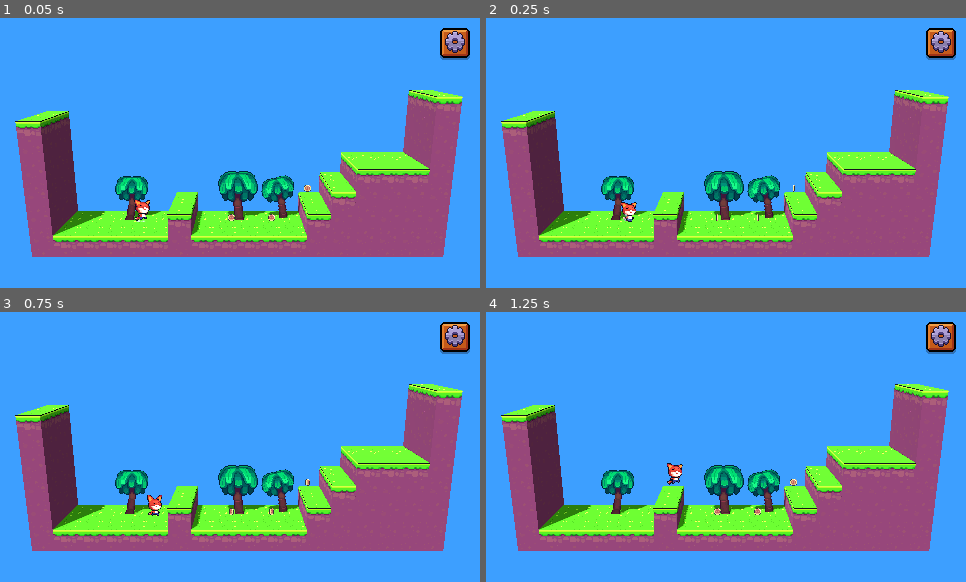
Above: before the commit, frames 1-4 (two rows, left to right).
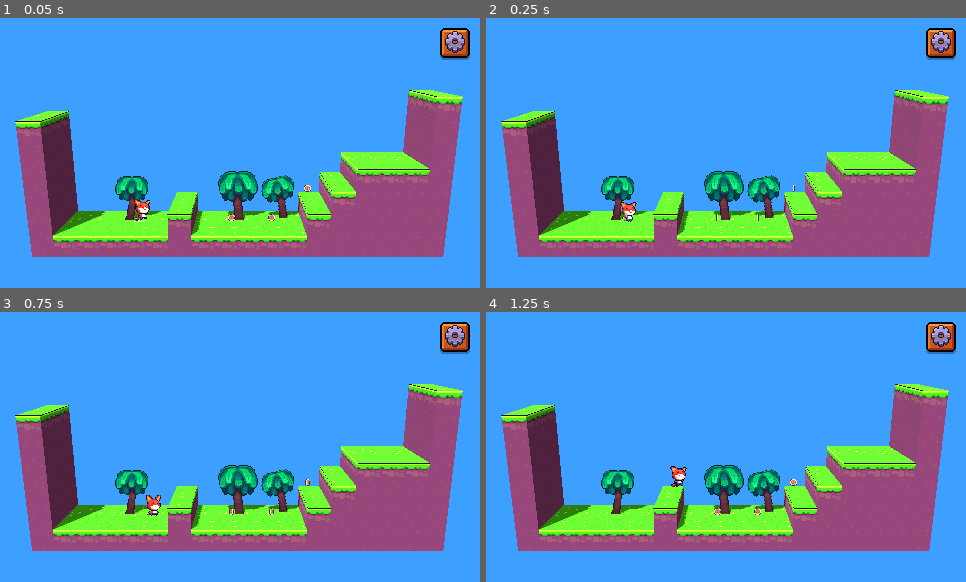
Above: after the commit, the same moments.

Repository: thuanhuy2006/SE116-VNG-BT
Game: Godot game, scene res://levels/level_1.tscn
Two runs of this game, one before a commit and one after it. Both use one fixed random seed, a clock stepped at 60 frames per second and the inputs below.
Inputs (mouse positions are in pixels of both pictures, inside the frame that each line leads up to):
- Up to frame 1 (0.05 s): no input
- Up to frame 2 (0.25 s): no input
- Up to frame 3 (0.75 s): tap Enter at 0.5 s; move the mouse to (345, 433) at 0.52 s; hold D (Right) from 0.53 s (still down); click (345, 433) at 0.67 s
- Up to frame 4 (1.25 s): keep holding D (Right); tap Space (Jump) at 0.77 s

Frame 1 is identical in both runs. In frame 2, less than 0.1% of the frame differs, in the area x 27-32%, y 68-76%; in frame 3, 0.1%; in frame 4, 0.2%, in the area x 37-42%, y 55-65%.

Commit message:
Update Code Bài tập tuần 1

Diff:
--- a/player/player.tscn
+++ b/player/player.tscn
@@ -77,3 +77,7 @@
 [node name="Jump" type="AudioStreamPlayer" parent="." unique_id=1827485686]
 stream = ExtResource("10_8t03j")
 bus = &"SFX"
+
+[node name="CoyoteTimer" type="Timer" parent="." unique_id=523431036]
+wait_time = 0.15
+one_shot = true
--- a/scripts/player.gd
+++ b/scripts/player.gd
@@ -11,10 +11,6 @@
 var state = IDLE
 
 func _ready() -> void:
-	floor_stop_on_slope = true
-	floor_constant_speed = true
-	# Giữ nhân vật bám sàn tốt hơn
-	floor_snap_length = 0.2
 	change_state(IDLE)
 
 func change_state(new_state):
@@ -31,30 +27,29 @@
 
 func _physics_process(delta):
 	velocity.y -= gravity * delta
-	get_input(delta)
+	get_input()
+	var was_on_floor = is_on_floor()
 	move_and_slide()
+	if was_on_floor && !is_on_floor():
+		$CoyoteTimer.start()
 	update_state()
 
-func get_input(delta):
-	var right = Input.is_action_pressed("Right")
-	var left = Input.is_action_pressed("Left")
+func get_input():
+	var input_direction = Input.get_axis("Left", "Right")
 	var jump = Input.is_action_just_pressed("Jump")
 
-	var target_speed = 0
-	if right:
-		target_speed = run_speed
-		$AnimatedSprite3D.flip_h = false
-	elif left:
-		target_speed = -run_speed
-		$AnimatedSprite3D.flip_h = true
+	velocity.z = 0
 
-	if target_speed != 0:
-		velocity.x = move_toward(velocity.x, target_speed, acceleration * delta)
+	if input_direction != 0:
+		velocity.x = move_toward(velocity.x, input_direction * run_speed, acceleration * get_physics_process_delta_time())
+		if input_direction > 0:
+			$AnimatedSprite3D.flip_h = false
+		elif input_direction < 0:
+			$AnimatedSprite3D.flip_h = true
 	else:
-		velocity.x = move_toward(velocity.x, 0, friction * delta)
+		velocity.x = move_toward(velocity.x, 0, friction * get_physics_process_delta_time())
 
-	print(velocity.x)
-	if jump and is_on_floor():
+	if jump and (is_on_floor() or !$CoyoteTimer.is_stopped()):
 		velocity.y = jump_speed
 
 
